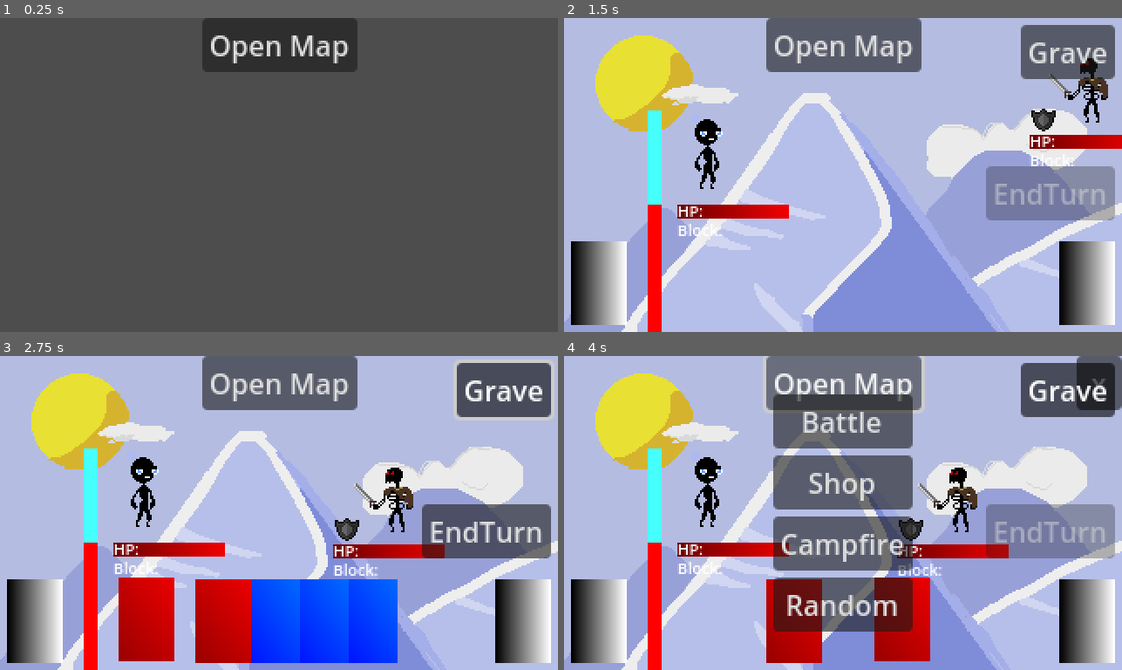
Above: before the commit, frames 1-4 (two rows, left to right).
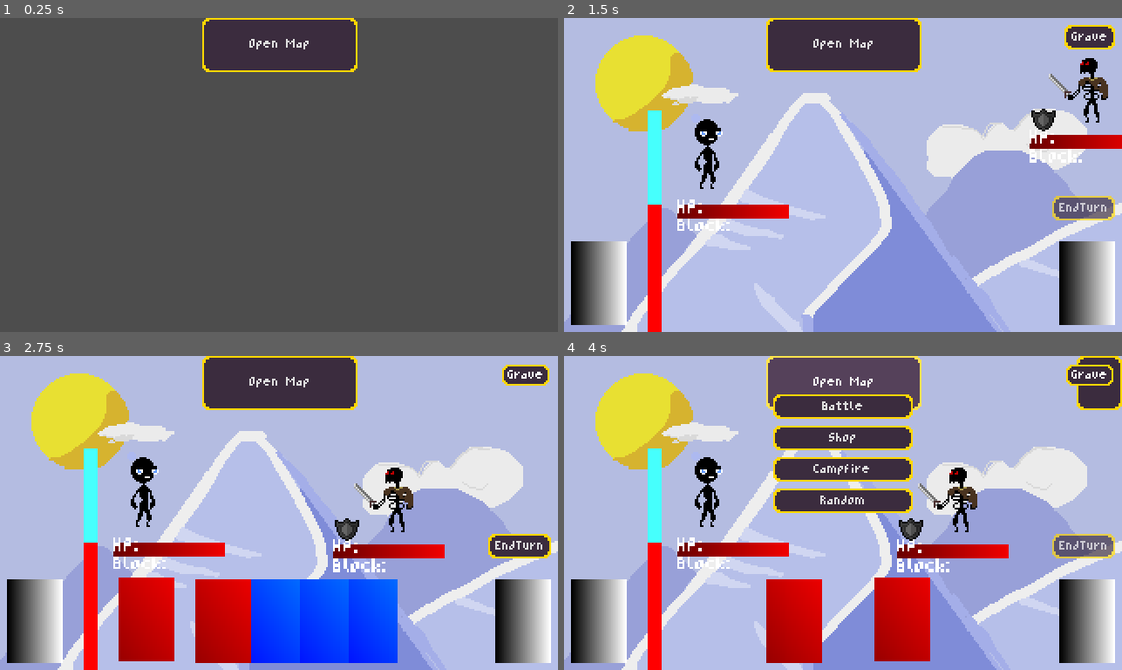
Above: after the commit, the same moments.

Repository: Morph1s/Psychopompos
Game: Godot game, scene res://scenes/main.tscn
The game is run twice, just before and just after one commit, with the same random seed, the same clock (stepped at 60 frames per second) and the same inputs.
Inputs:
- Up to frame 1 (0.25 s): no input
- Up to frame 2 (1.5 s): click "Open Map" at 0.5 s; click "Battle" at 1.25 s
- Up to frame 3 (2.75 s): click "Grave" at 2 s
- Up to frame 4 (4 s): click "EndTurn" at 2.75 s; click "Open Map" at 3.5 s

The runs differ from the first frame. In frame 1, 1.3% of the frame differs, in the area x 36-65%, y 0-18%; in frame 2, 12%; in frame 3, 12%; in frame 4, 27%, in the area x 20-100%, y 0-88%.

Commit message:
feat: font and theme added font and main theme and implemented button theme override closes #6

Diff:
--- /dev/null
+++ b/resources/theme/main_theme.tres
@@ -0,0 +1,55 @@
+[gd_resource type="Theme" load_steps=11 format=3 uid="uid://gu54ssij03su"]
+
+[ext_resource type="Texture2D" uid="uid://k62wg457bs4o" path="res://assets/graphics/ui/theme/button_disabled.png" id="1_70gfe"]
+[ext_resource type="FontFile" uid="uid://c2nl2b31h4hn2" path="res://assets/graphics/ui/theme/small_pixel_font.fnt" id="1_rjbnf"]
+[ext_resource type="Texture2D" uid="uid://c3unpm8iqo0s7" path="res://assets/graphics/ui/theme/button_normal.png" id="2_jtx1y"]
+[ext_resource type="Texture2D" uid="uid://bw0rfab6makfk" path="res://assets/graphics/ui/theme/button_hovered.png" id="2_kh2cq"]
+[ext_resource type="Texture2D" uid="uid://bny5nxxpf867b" path="res://assets/graphics/ui/theme/button_pressed.png" id="3_1ywy2"]
+
+[sub_resource type="StyleBoxTexture" id="StyleBoxTexture_jtx1y"]
+texture = ExtResource("1_70gfe")
+texture_margin_left = 4.0
+texture_margin_top = 4.0
+texture_margin_right = 4.0
+texture_margin_bottom = 4.0
+axis_stretch_horizontal = 1
+axis_stretch_vertical = 1
+
+[sub_resource type="StyleBoxEmpty" id="StyleBoxEmpty_1ywy2"]
+
+[sub_resource type="StyleBoxTexture" id="StyleBoxTexture_qmhhu"]
+texture = ExtResource("2_kh2cq")
+texture_margin_left = 4.0
+texture_margin_top = 4.0
+texture_margin_right = 4.0
+texture_margin_bottom = 4.0
+axis_stretch_horizontal = 1
+axis_stretch_vertical = 1
+
+[sub_resource type="StyleBoxTexture" id="StyleBoxTexture_kh2cq"]
+texture = ExtResource("2_jtx1y")
+texture_margin_left = 4.0
+texture_margin_top = 4.0
+texture_margin_right = 4.0
+texture_margin_bottom = 4.0
+axis_stretch_horizontal = 1
+axis_stretch_vertical = 1
+
+[sub_resource type="StyleBoxTexture" id="StyleBoxTexture_wif3f"]
+texture = ExtResource("3_1ywy2")
+texture_margin_left = 4.0
+texture_margin_top = 4.0
+texture_margin_right = 4.0
+texture_margin_bottom = 4.0
+axis_stretch_horizontal = 1
+axis_stretch_vertical = 1
+
+[resource]
+default_font = ExtResource("1_rjbnf")
+default_font_size = 6
+Button/colors/font_disabled_color = Color(1, 1, 1, 0.67451)
+Button/styles/disabled = SubResource("StyleBoxTexture_jtx1y")
+Button/styles/focus = SubResource("StyleBoxEmpty_1ywy2")
+Button/styles/hover = SubResource("StyleBoxTexture_qmhhu")
+Button/styles/normal = SubResource("StyleBoxTexture_kh2cq")
+Button/styles/pressed = SubResource("StyleBoxTexture_wif3f")
--- a/scenes/ui/battle_ui.tscn
+++ b/scenes/ui/battle_ui.tscn
@@ -1,6 +1,7 @@
-[gd_scene load_steps=6 format=3 uid="uid://c4e78agpxhvh3"]
+[gd_scene load_steps=7 format=3 uid="uid://c4e78agpxhvh3"]
 
 [ext_resource type="Script" uid="uid://do01jrwml771o" path="res://scripts/battle/battle_ui.gd" id="1_2hywk"]
+[ext_resource type="Theme" uid="uid://gu54ssij03su" path="res://resources/theme/main_theme.tres" id="1_uu5og"]
 
 [sub_resource type="Gradient" id="Gradient_cymlh"]
 
@@ -25,6 +26,7 @@
 size_flags_horizontal = 4
 size_flags_vertical = 4
 mouse_filter = 2
+theme = ExtResource("1_uu5og")
 script = ExtResource("1_2hywk")
 metadata/_edit_lock_ = true
 
--- a/scenes/ui/entity_hud.tscn
+++ b/scenes/ui/entity_hud.tscn
@@ -1,5 +1,6 @@
-[gd_scene load_steps=6 format=3 uid="uid://qm4xvb6vqwt6"]
+[gd_scene load_steps=7 format=3 uid="uid://qm4xvb6vqwt6"]
 
+[ext_resource type="Theme" uid="uid://gu54ssij03su" path="res://resources/theme/main_theme.tres" id="1_elymy"]
 [ext_resource type="Script" uid="uid://rqst1nkft1gr" path="res://scripts/ui/entity_hud.gd" id="1_qf4hu"]
 
 [sub_resource type="Gradient" id="Gradient_qf4hu"]
@@ -21,6 +22,7 @@
 offset_top = 41.0
 offset_right = 40.0
 offset_bottom = 81.0
+theme = ExtResource("1_elymy")
 script = ExtResource("1_qf4hu")
 
 [node name="HpBar" type="TextureProgressBar" parent="."]
--- a/scenes/ui/run.tscn
+++ b/scenes/ui/run.tscn
@@ -1,9 +1,10 @@
-[gd_scene load_steps=6 format=3 uid="uid://cffw6mejnewc"]
+[gd_scene load_steps=7 format=3 uid="uid://cffw6mejnewc"]
 
 [ext_resource type="Script" uid="uid://bvmqf5646cs7k" path="res://scripts/ui/run.gd" id="1_q5lik"]
 [ext_resource type="Script" uid="uid://1oo6m0q0nn66" path="res://scripts/run/encounter_handler.gd" id="2_6ock1"]
 [ext_resource type="Script" uid="uid://bdgcrb63bt51r" path="res://scripts/ui/ui_layer.gd" id="2_dqgnb"]
 [ext_resource type="PackedScene" uid="uid://dhrw1q2m7p5fa" path="res://scenes/map/map.tscn" id="3_6ock1"]
+[ext_resource type="Theme" uid="uid://gu54ssij03su" path="res://resources/theme/main_theme.tres" id="4_5kaao"]
 [ext_resource type="PackedScene" uid="uid://b421431h80p3u" path="res://scenes/ui/run_ui.tscn" id="4_nafsq"]
 
 [node name="Run" type="Node2D"]
@@ -21,6 +22,7 @@
 grow_horizontal = 2
 grow_vertical = 2
 mouse_filter = 2
+theme = ExtResource("4_5kaao")
 
 [node name="OpenMapButton" type="Button" parent="UILayer/RunUI"]
 layout_mode = 1
@@ -35,6 +37,7 @@
 
 [node name="Map" parent="UILayer" instance=ExtResource("3_6ock1")]
 visible = false
+theme = ExtResource("4_5kaao")
 
 [node name="EncounterHandler" type="Node2D" parent="."]
 script = ExtResource("2_6ock1")
Binary file added: assets/graphics/ui/theme/button_disabled.png
Not shown, added: assets/graphics/ui/theme/button_disabled.png.import
Binary file added: assets/graphics/ui/theme/button_hovered.png
Not shown, added: assets/graphics/ui/theme/button_hovered.png.import
Binary file added: assets/graphics/ui/theme/button_normal.png
Not shown, added: assets/graphics/ui/theme/button_normal.png.import
Binary file added: assets/graphics/ui/theme/button_pressed.png
Not shown, added: assets/graphics/ui/theme/button_pressed.png.import
Not shown, added: assets/graphics/ui/theme/small_pixel_font.fnt
Not shown, added: assets/graphics/ui/theme/small_pixel_font.fnt.import
Binary file added: assets/graphics/ui/theme/small_pixel_font.png
Not shown, added: assets/graphics/ui/theme/small_pixel_font.png.import
